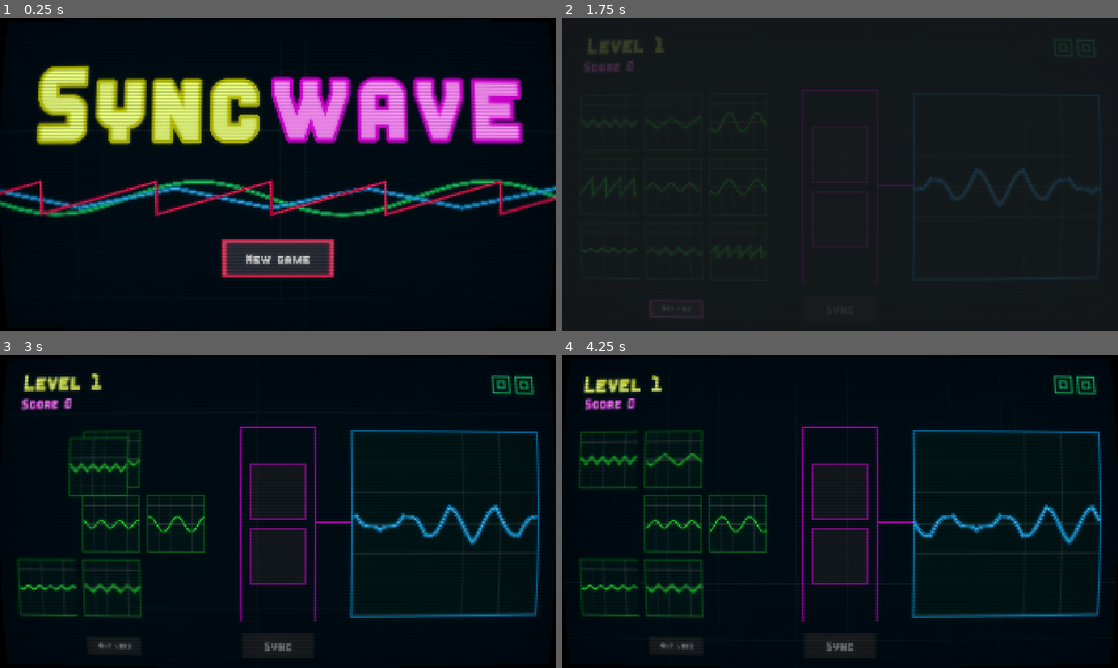
Above: before the commit, frames 1-4 (two rows, left to right).
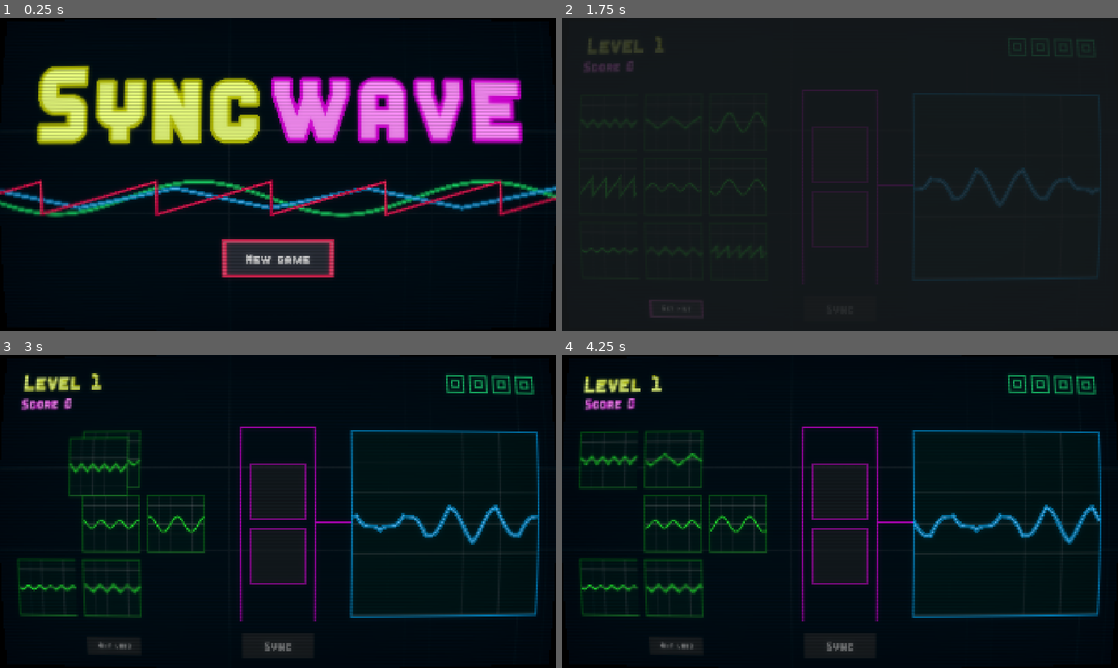
Above: after the commit, the same moments.

Repository: alexbljack/gameoff-2025
Game: Godot game, scene res://src/title_screen.tscn
The game is run twice, just before and just after one commit, with the same random seed, the same clock (stepped at 60 frames per second) and the same inputs. The project has no main scene, so this scene is started directly.
Inputs (mouse positions are in pixels of both pictures, inside the frame that each line leads up to):
- Up to frame 1 (0.25 s): no input
- Up to frame 2 (1.75 s): click "New game" at 0.5 s; click "New game" at 1.25 s
- Up to frame 3 (3 s): click "Get hint" at 2 s; move the mouse to (44, 458) at 2.77 s; click (44, 458) at 2.92 s
- Up to frame 4 (4.25 s): move the mouse to (840, 492) at 3.52 s; click (840, 492) at 3.67 s

The runs differ from the first frame. In frame 2, less than 0.1% of the frame differs, in the area x 80-88%, y 6-13%; in frame 3, 0.3%; in frame 4, 0.3%.

Commit message:
Save/load system

Diff:
--- a/const.gd
+++ b/const.gd
@@ -1,5 +1,7 @@
 class_name Const
 
+const MAX_SOURCES = 9
+const MAX_ATTEMPTS = 4
 const SCORE_PER_ATTEMPT := 100
 const SCORE_FOR_HINT := 200
 const NO_HINT_MULT_INCREMENT := 0.1
--- /dev/null
+++ b/hint_button.gd
@@ -0,0 +1,6 @@
+extends Button
+
+
+func set_state(hint_used: bool):
+	text = "Hint used" if hint_used else "Get hint"
+	disabled = hint_used
--- a/level.gd
+++ b/level.gd
@@ -1,14 +1,19 @@
 extends Node2D
-
-const MAX_SIGNALS = 9
 
 @export var max_oscillators: int = 2
 @export var on_hint_removed: int = 3
-@export var starting_attempts := 4
+
+var attempts: int:
+	set(new_value):
+		attempts = new_value
+		Game.player_data.attempts_left = attempts
+
+var hint_used: bool = false:
+	set(new_value):
+		hint_used = new_value
+		Game.player_data.hint_used = hint_used
 
 var sources: Array = []
-var attempts: int
-var hint_used: bool = false
 var result_signals: Array
 
 @onready var result_graph: ResultSignal = $CanvasLayer/ResultSignal
@@ -27,32 +32,59 @@
 func _ready() -> void:
 	confirm_button.pressed.connect(_on_confirm_button_pressed)
 
-	attempts = starting_attempts
-	attempts_container.init(attempts)
-	convertor.init(max_oscillators)
+	hint_used = Game.player_data.hint_used
+	hint_button.set_state(hint_used)
+
+	attempts = Game.player_data.attempts_left
+	attempts_container.init(attempts, Const.MAX_ATTEMPTS)
 
 	_load_data()
-	_generate_signals()
+
+	if not Game.player_data.current_sources:
+		convertor.init(max_oscillators)
+		_generate_signals()
+	else:
+		for i in range(Const.MAX_SOURCES):
+			var graph: SourceSignal = source_signals.get_child(i)
+			if i < Game.player_data.current_sources.size():
+				var osc = Game.player_data.current_sources[i]
+
+				_init_source_graph(graph, osc)
+			else:
+				graph.queue_free()
+		result_signals = Game.player_data.current_result_signals
+		result_graph.init(result_signals)
+		convertor.init(result_signals.size())
+		convertor.unmatched_combos = Game.player_data.unmatched_signals
+	_dump_signals()
 
 
 func _generate_signals():
-	# ensure all random graphs
-	for j in range(MAX_SIGNALS):
-		var graph: SourceSignal = source_signals.get_child(j)
+	for j in range(Const.MAX_SOURCES):
 		var osc = Oscillator.rand_osc()
-		graph.init(osc)
-		graph.clicked.connect(_on_source_clicked)
-		graph.hovered.connect(_on_source_hovered)
-		graph.left.connect(_on_source_left)
-		sources.append(graph)
-
-	result_signals = Utils.get_random_items(source_signals.get_children().map(func (s): return s.oscillator), max_oscillators)
+		var graph: SourceSignal = source_signals.get_child(j)  # ensure all random graphs
+		_init_source_graph(graph, osc)
+
+	result_signals = Utils.get_random_items(sources.map(func (s): return s.oscillator), max_oscillators)
 	result_graph.init(result_signals)
 
 
 func _load_data():
 	level_label.text = "Level %s" % Game.player_data.current_level
 	score_label.text = "Score %s" % Game.player_data.current_score
+
+
+func _init_source_graph(graph: SourceSignal, osc: Oscillator):
+	graph.init(osc)
+	graph.clicked.connect(_on_source_clicked)
+	graph.hovered.connect(_on_source_hovered)
+	graph.left.connect(_on_source_left)
+	sources.append(graph)
+
+
+func _dump_signals():
+	Game.player_data.current_sources = sources.map(func (s): return s.oscillator)
+	Game.player_data.current_result_signals = result_signals
 
 
 func _on_source_clicked(source: SourceSignal):
@@ -98,6 +130,7 @@
 		var earned = win_panel.calculate(attempts, hint_used, Game.player_data.current_mult)
 		Game.player_data.current_score += earned
 		Game.player_data.current_level += 1
+		Game.player_data.start_new_level()
 		await win_panel.show_stats()
 	else:
 		_show_error_graph()
@@ -105,6 +138,7 @@
 		attempts_container.spend_attempt()
 		result_graph.shaker.shake()
 		convertor.save_unmatched()
+		Game.player_data.unmatched_signals = convertor.unmatched_combos
 		_update_match_button()
 		if attempts == 0:
 			var is_best_result = Game.player_data.update_best_score()
@@ -159,7 +193,7 @@
 
 
 func _on_hint_button_button_down() -> void:
-	hint_button.disabled = true
+	hint_button.set_state(true)
 	hint_used = true
 	var candidates = []
 	for source in sources:
@@ -169,17 +203,13 @@
 
 	candidates.shuffle()
 
-	var tween = create_tween()
-	var to_delete = []
 	for source in candidates.slice(0, on_hint_removed):
+		var tween = create_tween()
 		source.input_enabled = false
 		sources.erase(source)
 		tween.tween_property(source, 'scale', Vector2(1.1, 1.1), 0.2)
 		tween.tween_property(source, 'scale', Vector2.ZERO, 0.1)
-		to_delete.append(source)
-	await tween.finished
-
-	for s in to_delete:
-		s.queue_free()
-
-	hint_button.text = "Hint used"
+		await tween.finished
+		source.queue_free()
+
+	_dump_signals()
--- a/level.tscn
+++ b/level.tscn
@@ -3,7 +3,6 @@
 [ext_resource type="Script" uid="uid://dg2x286sjjtgg" path="res://level.gd" id="1_oi3di"]
 [ext_resource type="Texture2D" uid="uid://4cr4m0os7enb" path="res://assets/gridf.png" id="2_f2txt"]
 [ext_resource type="PackedScene" uid="uid://dyl2x58uhkund" path="res://result_signal.tscn" id="3_0b4ue"]
-[ext_resource type="Script" uid="uid://dmnn1lsg84wbq" path="res://src/background/bg_grid.gd" id="3_1ainy"]
 [ext_resource type="PackedScene" uid="uid://cry4dg0ccj8om" path="res://source_signal.tscn" id="3_oi3di"]
 [ext_resource type="PackedScene" uid="uid://cdhfqv7vb6awq" path="res://src/convertor/convertor.tscn" id="4_8b0r0"]
 [ext_resource type="PackedScene" uid="uid://dlbl30nxgy6cy" path="res://confirm_button.tscn" id="8_2orkt"]
@@ -11,6 +10,7 @@
 [ext_resource type="FontFile" uid="uid://c7tmixruws4h5" path="res://assets/Blazma-Regular.ttf" id="9_8cye3"]
 [ext_resource type="Texture2D" uid="uid://dq2pgwpw1575p" path="res://assets/help_btn_pressed.png" id="10_aicyk"]
 [ext_resource type="Texture2D" uid="uid://b7n7rubydx6s4" path="res://assets/help_btn_hover.png" id="11_8b0r0"]
+[ext_resource type="Script" uid="uid://bastk8hao8k8i" path="res://hint_button.gd" id="12_5pxul"]
 [ext_resource type="PackedScene" uid="uid://dklkx4uxh7nxj" path="res://src/attempts/attempts.tscn" id="12_8b0r0"]
 [ext_resource type="PackedScene" uid="uid://dy8c3o1ybfrwy" path="res://src/crt.tscn" id="13_8b0r0"]
 [ext_resource type="PackedScene" uid="uid://b3dq0c83hkw8j" path="res://win_panel.tscn" id="13_h6smj"]
@@ -76,7 +76,6 @@
 
 [node name="Level" type="Node2D"]
 script = ExtResource("1_oi3di")
-starting_attempts = 2
 
 [node name="Background" type="CanvasLayer" parent="."]
 
@@ -100,7 +99,6 @@
 grow_vertical = 2
 texture = ExtResource("2_f2txt")
 stretch_mode = 1
-script = ExtResource("3_1ainy")
 metadata/_edit_lock_ = true
 
 [node name="CanvasLayer" type="CanvasLayer" parent="."]
@@ -203,6 +201,7 @@
 theme_override_styles/disabled = SubResource("StyleBoxFlat_h6smj")
 theme_override_styles/focus = SubResource("StyleBoxEmpty_h6smj")
 text = "Get hint"
+script = ExtResource("12_5pxul")
 
 [node name="Attempts" parent="CanvasLayer" instance=ExtResource("12_8b0r0")]
 offset_left = -704.0
--- a/src/attempts/attempt_marker.gd
+++ b/src/attempts/attempt_marker.gd
@@ -12,6 +12,11 @@
 	texture = active_texture
 
 
+func init(is_spent: bool):
+	spent = is_spent
+	texture = spent_texture if is_spent else active_texture
+
+
 func spend():
 	spent = true
 	shaker.shake()
--- a/src/attempts/attempts_container.gd
+++ b/src/attempts/attempts_container.gd
@@ -3,17 +3,18 @@
 @export var marker_scene: PackedScene
 
 
-func _ready() -> void:
-	pass # Replace with function body.
-
-
-func init(attempts: int) -> void:
+func init(attempts: int, max_attempts: int) -> void:
 	for child in get_children():
 		child.call_deferred("queue_free")
 
-	for i in range(attempts):
+	var spent_ids = max_attempts - attempts
+
+	for i in range(max_attempts):
 		var m = marker_scene.instantiate()
 		add_child(m)
+		var is_spent = i < spent_ids
+		m.init(is_spent)
+
 
 
 func spend_attempt():
--- a/src/background/bg_grid.gd
+++ b/src/background/bg_grid.gd
@@ -1,11 +1,11 @@
 extends TextureRect
 
-@onready var tw = get_tree().create_tween()
 
 func _ready():
     breathe()
 
+
 func breathe():
-    tw = get_tree().create_tween().set_loops()
-    tw.tween_property(self, "scale", Vector2(1.03, 1.03), 4.0)
-    tw.tween_property(self, "scale", Vector2(1.0, 1.0), 4.0)
+    var tween = get_tree().create_tween().set_loops()
+    tween.tween_property(self, "scale", Vector2(1.03, 1.03), 4.0)
+    tween.tween_property(self, "scale", Vector2(1.0, 1.0), 4.0)
--- a/src/player_data.gd
+++ b/src/player_data.gd
@@ -29,6 +29,31 @@
 		current_mult = new_value
 		try_save()
 
+@export var current_sources: Array = []:
+	set(new_value):
+		current_sources = new_value
+		try_save()
+
+@export var current_result_signals: Array = []:
+	set(new_value):
+		current_result_signals = new_value
+		try_save()
+
+@export var unmatched_signals: Array = []:
+	set(new_value):
+		unmatched_signals = new_value
+		try_save()
+
+
+@export var hint_used: bool = false:
+	set(new_value):
+		hint_used = new_value
+		try_save()
+
+@export var attempts_left: int = Const.MAX_ATTEMPTS:
+	set(new_value):
+		attempts_left = new_value
+		try_save()
 
 var save_file: String = ""
 
@@ -47,3 +72,18 @@
 		best_score = current_score
 		return true
 	return false
+
+
+func start_new_game() -> void:
+	run_in_progress = true
+	current_level = 1
+	current_score = 0
+	current_mult = 1.0
+
+
+func start_new_level() -> void:
+	current_sources = []
+	current_result_signals = []
+	unmatched_signals = []
+	attempts_left = Const.MAX_ATTEMPTS
+	hint_used = false
--- a/src/title_screen.gd
+++ b/src/title_screen.gd
@@ -27,7 +27,7 @@
 		start_button.pressed.connect(_on_new_game)
 
 
-func _init_save():
+func _init_save() -> void:
 	if not DirAccess.dir_exists_absolute(PlayerData.SAVES_DIR):
 		DirAccess.make_dir_recursive_absolute(PlayerData.SAVES_DIR)
 
@@ -38,9 +38,8 @@
 
 func _on_new_game() -> void:
 	Game.player_data.save_file = PlayerData.SAVE_FILE_PATH
-	Game.player_data.current_level = 1
-	Game.player_data.current_score = 0
-	Game.player_data.run_in_progress = true
+	Game.player_data.start_new_game()
+	Game.player_data.start_new_level()
 	SceneManager.load_level()
 
 
--- a/src/title_screen.tscn
+++ b/src/title_screen.tscn
@@ -1,9 +1,8 @@
-[gd_scene load_steps=32 format=3 uid="uid://crvwdmp05ujb8"]
+[gd_scene load_steps=31 format=3 uid="uid://crvwdmp05ujb8"]
 
 [ext_resource type="Texture2D" uid="uid://4cr4m0os7enb" path="res://assets/gridf.png" id="1_mx57q"]
 [ext_resource type="Script" uid="uid://d0u8hvnevdeub" path="res://src/title_screen.gd" id="1_u3a1t"]
 [ext_resource type="PackedScene" uid="uid://ce4f4u57jqa5y" path="res://level.tscn" id="2_u3a1t"]
-[ext_resource type="Script" uid="uid://dmnn1lsg84wbq" path="res://src/background/bg_grid.gd" id="2_vayli"]
 [ext_resource type="FontFile" uid="uid://c7tmixruws4h5" path="res://assets/Blazma-Regular.ttf" id="3_vayli"]
 [ext_resource type="Texture2D" uid="uid://ddceljcpm4y81" path="res://assets/active_btn.png" id="4_vedi7"]
 [ext_resource type="Texture2D" uid="uid://bjmy5f4rxl8fv" path="res://assets/Default.png" id="5_odwn3"]
@@ -170,7 +169,6 @@
 grow_vertical = 2
 texture = ExtResource("1_mx57q")
 stretch_mode = 1
-script = ExtResource("2_vayli")
 metadata/_edit_lock_ = true
 
 [node name="StartButton" type="Button" parent="CanvasLayer"]
Not shown, added: hint_button.gd.uid
